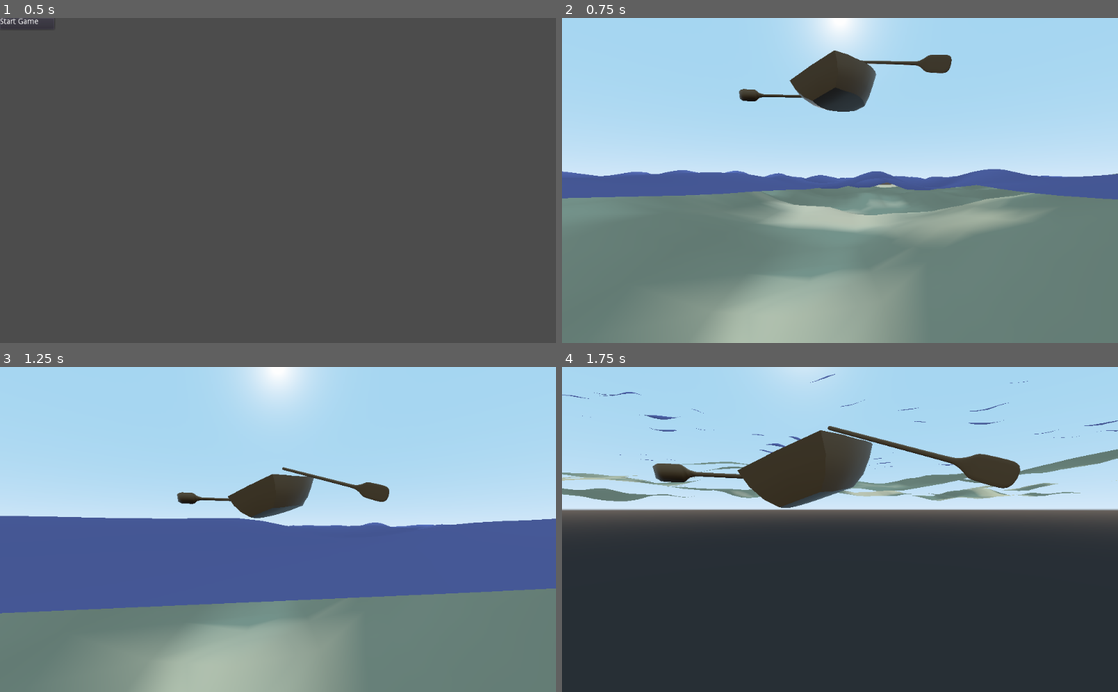
Above: before the commit, frames 1-4 (two rows, left to right).
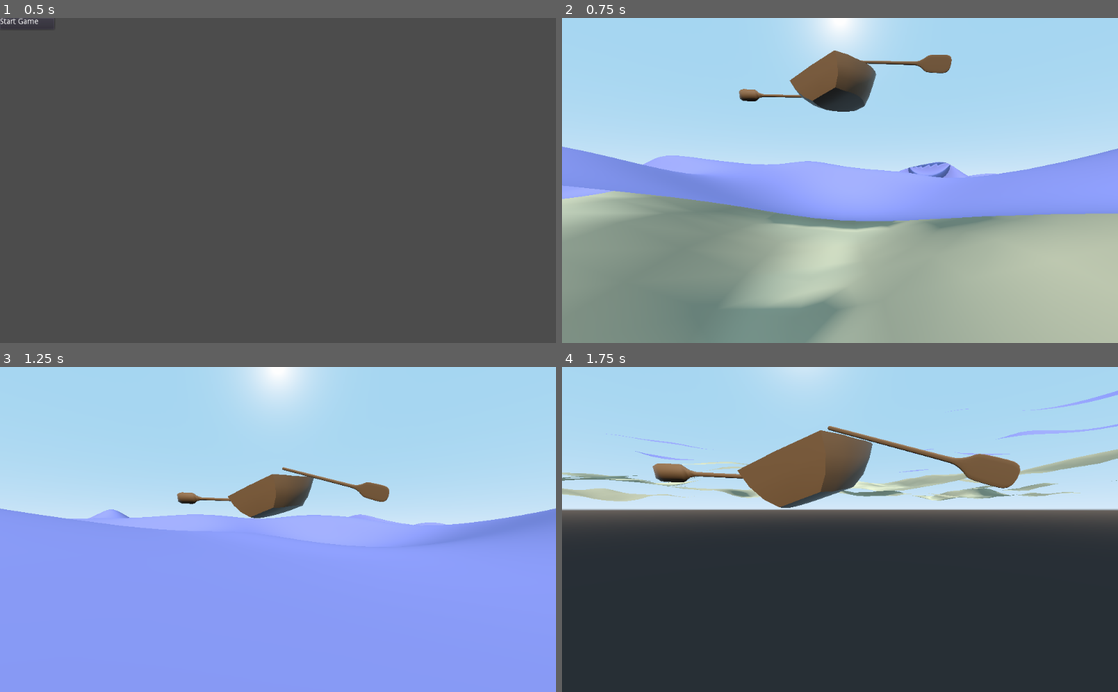
Above: after the commit, the same moments.

Repository: lukas-toenne/currach_simulator
Game: Godot game, scene res://menu.tscn
Same seed, same stepped clock (60 frames per second), same inputs: the game is played once before the commit and once after it.
Inputs (mouse positions are in pixels of both pictures, inside the frame that each line leads up to):
- Up to frame 1 (0.5 s): no input
- Up to frame 2 (0.75 s): click "Start Game" at 0.5 s
- Up to frame 3 (1.25 s): no input
- Up to frame 4 (1.75 s): move the mouse to (867, 529) at 1.27 s; hold W from 1.28 s (still down); hold Q from 1.28 s (still down)

Frame 1 is identical in both runs. In frame 2, 47% of the frame differs, in the area x 0-100%, y 10-100%; in frame 3, 55%, in the area x 0-100%, y 30-100%; in frame 4, 7.9%.

Commit message:
More fixes for normal computations.

Diff:
--- a/Game/project.godot
+++ b/Game/project.godot
@@ -38,7 +38,6 @@
 
 [autoload]
 
-DebugDraw="*res://addons/zylann.debug_draw/debug_draw.gd"
 Global="*res://scripts/global.gd"
 Menu="*res://scripts/menu.gd"
 
--- a/Game/puddle.tscn
+++ b/Game/puddle.tscn
@@ -15,14 +15,13 @@
 [sub_resource type="ShaderMaterial" id=2]
 render_priority = 20
 shader = ExtResource( 4 )
-shader_param/wave_length = 1.0
+shader_param/wave_length = 3.0
 shader_param/phase_speed = 1.0
 shader_param/kernel_radius = 3.0
 shader_param/phase = 0.0
-shader_param/amplitude_linear = 1.0
-shader_param/amplitude_random = 1.0
+shader_param/amplitude = 0.148
 shader_param/linear_direction = Vector2( 4, -1 )
-shader_param/time = 0.0
+shader_param/time = 0.392
 shader_param/water_color = Color( 0.564706, 0.564706, 0.839216, 1 )
 shader_param/water_color_depth = 1.0
 shader_param/sss_strength = 7.0
@@ -204,4 +203,4 @@
 script = ExtResource( 7 )
 
 [node name="DirectionalLight" type="DirectionalLight" parent="."]
-transform = Transform( 0.0893424, 0.994108, -0.0613778, 0.995384, -0.0869483, 0.0406334, 0.0350573, -0.0647247, -0.997287, 0, 8.53521, 0 )
+transform = Transform( 0.0893424, 0.994108, -0.0613777, -0.814359, 0.10839, 0.57015, 0.573443, -0.000955058, 0.819245, 0, 8.53521, 0 )
--- a/Game/scripts/boat.gd
+++ b/Game/scripts/boat.gd
@@ -61,28 +61,28 @@
 		M.z.z += xi.z * xi.z
 	_buoyGram = M.inverse()
 
-func _draw_vector(pos: Vector3, vec: Vector3, color: Color):
-	DebugDraw.draw_line_3d(pos, pos + vec, color)
-	DebugDraw.draw_line_3d(pos, pos + Vector3(vec.x, 0, vec.z), color)
-	DebugDraw.draw_line_3d(pos + Vector3(vec.x, 0, vec.z), pos + vec, color)
+#func _draw_vector(pos: Vector3, vec: Vector3, color: Color):
+#	DebugDraw.draw_line_3d(pos, pos + vec, color)
+#	DebugDraw.draw_line_3d(pos, pos + Vector3(vec.x, 0, vec.z), color)
+#	DebugDraw.draw_line_3d(pos + Vector3(vec.x, 0, vec.z), pos + vec, color)
 
-func _draw_normals(state: PhysicsDirectBodyState, depth: float, hnor: Vector3, torque: Vector3):
-	return
-	var scale = 3.0
-	var pos = state.transform.origin
-	_draw_vector(pos, state.transform.basis.y * scale, Color(0, 1, 0))
-	var normal_color = Color(0.4,0.4,0) if depth < 0.0 else Color(1,1,0)
-	_draw_vector(pos, hnor * scale, normal_color)
-	_draw_vector(pos, state.transform.basis.y.cross(hnor) * scale, Color(1, 0, 0))
-#	_draw_vector(pos, torque * 10.0, Color(1, 0, 0))
-
-func _draw_forces(state: PhysicsDirectBodyState, force: Vector3, drag: Vector3, torque: Vector3):
-	return
-	var offset = Vector3(0, 2, 0)
-	var center = state.transform.origin + offset
-	DebugDraw.draw_line_3d(center, center + force, Color(0.2, 0.9, 0))
-	DebugDraw.draw_line_3d(center, center + drag, Color(0.1, 0.7, 0.9))
-	DebugDraw.draw_line_3d(center, center + torque, Color(0.9, 0.4, 0))
+#func _draw_normals(state: PhysicsDirectBodyState, depth: float, hnor: Vector3, torque: Vector3):
+#	return
+#	var scale = 3.0
+#	var pos = state.transform.origin
+#	_draw_vector(pos, state.transform.basis.y * scale, Color(0, 1, 0))
+#	var normal_color = Color(0.4,0.4,0) if depth < 0.0 else Color(1,1,0)
+#	_draw_vector(pos, hnor * scale, normal_color)
+#	_draw_vector(pos, state.transform.basis.y.cross(hnor) * scale, Color(1, 0, 0))
+##	_draw_vector(pos, torque * 10.0, Color(1, 0, 0))
+#
+#func _draw_forces(state: PhysicsDirectBodyState, force: Vector3, drag: Vector3, torque: Vector3):
+#	return
+#	var offset = Vector3(0, 2, 0)
+#	var center = state.transform.origin + offset
+#	DebugDraw.draw_line_3d(center, center + force, Color(0.2, 0.9, 0))
+#	DebugDraw.draw_line_3d(center, center + drag, Color(0.1, 0.7, 0.9))
+#	DebugDraw.draw_line_3d(center, center + torque, Color(0.9, 0.4, 0))
 
 
 func _integrate_forces(state):
@@ -135,7 +135,7 @@
 		torque = rotation * torque_local
 		state.add_torque(torque)
 
-		_draw_forces(state, force, drag, torque)
+#		_draw_forces(state, force, drag, torque)
 
 
 func _physics_process(delta):
--- a/Game/shaders/water.gdshader
+++ b/Game/shaders/water.gdshader
@@ -1,5 +1,6 @@
 shader_type spatial;
 render_mode diffuse_lambert, specular_schlick_ggx, depth_draw_always;
+//render_mode unshaded, depth_draw_always;
 
 // BEGIN_IMPORT res://shaders/waves.gdshader
 
@@ -53,34 +54,33 @@
 uniform float kernel_radius = 3.0;
 
 uniform float phase = 0.0;
-uniform float amplitude_linear = 1.0;
-uniform float amplitude_random = 1.0;
+uniform float amplitude = 1.0;
 uniform vec2 linear_direction = vec2(4.0, -1.0);
-
-float waves_linear(vec2 pos, float t)
-{
-	vec2 k = 2.0 * PI / wave_length * normalize(linear_direction);
-	return sin(dot(k, pos) - phase_speed * t + phase);
-}
-
-float waves_random(vec2 pos, float t)
-{
-	float k = 2.0 * PI / wave_length;
-	return fbm(vec3(k * pos, phase_speed * t + phase));
-}
-
-float waves_sum(vec2 pos, float t)
-{
-	return amplitude_linear * waves_linear(pos, t) + amplitude_random * waves_random(pos, t);
-}
-
-void trochoidal_wave(inout vec2 pos, float val, vec2 dval)
-{
-	float totamp = amplitude_linear + amplitude_random;
-	float nval = val / totamp;
-	vec2 ofs = dval * sqrt(1.0 - nval*nval);
-	pos -= ofs;
-}
+//
+//float waves_linear(vec2 pos, float t)
+//{
+//	vec2 k = 2.0 * PI / wave_length * normalize(linear_direction);
+//	return sin(dot(k, pos) - phase_speed * t + phase);
+//}
+//
+//float waves_random(vec2 pos, float t)
+//{
+//	float k = 2.0 * PI / wave_length;
+//	return fbm(vec3(k * pos, phase_speed * t + phase));
+//}
+//
+//float waves_sum(vec2 pos, float t)
+//{
+//	return amplitude_linear * waves_linear(pos, t) + amplitude_random * waves_random(pos, t);
+//}
+//
+//void trochoidal_wave(inout vec2 pos, float val, vec2 dval)
+//{
+//	float totamp = amplitude_linear + amplitude_random;
+//	float nval = val / totamp;
+//	vec2 ofs = dval * sqrt(1.0 - nval*nval);
+//	pos -= ofs;
+//}
 
 //void waves(vec2 pos, out vec3 vertex, out float dhdt, out vec2 dhdp, float t, float dt)
 //{
@@ -103,11 +103,10 @@
 	return ax < 0.5 ? 1.0 : (ax == 0.5 ? 0.5 : 0.0);
 }
 
-void wave_kernel(float A, vec2 center, vec2 direction, float dt, inout vec3 X, inout vec3 dXdt, inout mat3 dXdp)
+void wave_kernel(vec2 p, float A, vec2 center, vec2 direction, float dt, out vec3 X, out vec3 dXdt, out mat3 dXdp)
 {
 	float r = kernel_radius;
-	vec3 X0 = vec3(center, 0);
-	vec3 dist = X - X0;
+	vec3 dist = vec3(p.x - center.x, 0, p.y - center.y);
 
 	// Envelope
 	float l = length(dist) / r;
@@ -116,22 +115,23 @@
 	vec3 dDdp = -A * 0.5 * sin(PI * l) * rect(0.5 * l) * PI * dldp;
 
 	float lambda = wave_length;
-	vec3 dir = vec3(direction, 0);
+	vec3 dir = vec3(direction.x, 0, direction.y);
 
 	float u = dot(dist, dir);
 	vec3 dudp = dir;
 	float w = 2.0 * PI * u / lambda;
 	vec3 dwdp = 2.0 * PI * dudp / lambda;
+
 	vec3 L = -sin(w) * dir;
-	mat3 dLdp = -cos(w) * outerProduct(dwdp, dir) - sin(w) * outerProduct(dir, dir);
-	float H = cos(w);
-	vec3 dHdp = -2.0 * PI * sin(w) / lambda * dir;
-
-	X += (L + vec3(0, 0, H)) * D;
-	dXdp = dXdp + (dLdp + transpose(mat3(vec3(0), vec3(0), -dHdp))) * D + outerProduct(L + vec3(0, 0, H), dDdp);
-}
-
-bool wave_sample(float A, vec2 start, vec2 travel, float t, float dt, inout vec3 X, inout vec3 dXdt, inout mat3 dXdp)
+	mat3 dLdp = -cos(w) * outerProduct(dir, dwdp);
+	vec3 H = vec3(0, cos(w), 0);
+	mat3 dHdp = transpose(mat3(vec3(0, 0, 0), -sin(w) * dwdp, vec3(0, 0, 0)));
+
+	X = (L + H) * D;
+	dXdp = (dLdp + dHdp) * D + outerProduct(L + H, dDdp);
+}
+
+bool wave_sample(vec2 p, float A, vec2 start, vec2 travel, float t, float dt, out vec3 X, out vec3 dXdt, out mat3 dXdp)
 {
 	if (t >= 1.0)
 	{
@@ -143,11 +143,11 @@
 	A = min(A, 0.5 * wave_length / PI);
 	// Time envelope
 	A *= 0.5 * (1.0 - cos(2.0 * PI * t));
-	wave_kernel(A, center, direction, dt, X, dXdt, dXdp);
+	wave_kernel(p, A, center, direction, dt, X, dXdt, dXdp);
 	return true;
 }
 
-void waves_distribute(float A, float t, float dt, inout vec3 X, inout vec3 dXdt, inout mat3 dXdp)
+void waves_distribute(vec2 p, float A, float t, float dt, inout vec3 X, inout vec3 dXdt, inout mat3 dXdp)
 {
 	float travel_time = 3.0;
 	float travel_dist = travel_time * phase_speed;
@@ -163,38 +163,52 @@
 				vec3 v = hash(vec3(float(j), float(k), float(i)));
 
 				vec2 cell = vec2(float(i), float(j));
-				vec2 start = (cell + u.xy) * cell_size;
-				vec2 travel = v.xy * travel_dist;
+				vec2 start = (cell + u.xz) * cell_size;
+				vec2 travel = v.xz * travel_dist;
 				// XXX Precision could suffer for large t, problem?
 				// Should keep a rolling value in 0..1 range incremenenting by dt,
 				// but has to happen outside of the shader.
-				float alpha = fract(t / travel_time + u.z);
+				float alpha = fract(t / travel_time + u.y);
 				float dalpha = dt / travel_time;
-				wave_sample(A, start, travel, alpha, dalpha, X, dXdt, dXdp);
+
+				vec3 sample_X;
+				mat3 sample_dXdp;
+				vec3 sample_dXdt;
+				wave_sample(p, A, start, travel, alpha, dalpha, sample_X, sample_dXdt, sample_dXdp);
+				X += sample_X;
+				dXdp = dXdp + sample_dXdp;
+				dXdt += sample_dXdt;
 			}
 		}
 	}
 }
 
-void waves(vec2 uv, float t, float dt, out vec3 position, out vec3 velocity, out vec3 normal)
-{
-	// Yup -> Zup
-	vec3 X = vec3(uv.x, -uv.y, 0);
-	mat3 dXdp = mat3(vec3(1, 0, 0), vec3(0, 0, -1), vec3(0, 1, 0));
+void waves(vec2 p, float t, float dt, out vec3 position, out vec3 velocity, out vec3 normal, out vec3 debug)
+{
+	vec3 X = vec3(p.x, 0, p.y);
+	mat3 dXdp = mat3(vec3(1, 0, 0), vec3(0, 1, 0), vec3(0, 0, 1));
 	vec3 dXdt = vec3(0, 0, 0);
 
 //	wave_kernel(0.63, vec2(0, 0), normalize(linear_direction), dt, X, dXdt, dXdp);
-//	wave_sample(0.63, vec2(0, 0), vec2(8, -5), t, dt, X, dXdt, dXdp);
-	waves_distribute(0.05, t, dt, X, dXdt, dXdp);
+//	wave_sample(amplitude, vec2(-4, 2), vec2(8, -5), 0.5, 0.1, X, dXdt, dXdp);
+	waves_distribute(p, amplitude, t, dt, X, dXdt, dXdp);
 
 	// Zup -> Yup
-	position = vec3(X.x, X.z, -X.y);
-	velocity = vec3(dXdt.x, dXdt.z, -dXdt.y);
+	position = X;
+	velocity = dXdt;
 //	vec3 znor = normalize(cross(dXdp[0], dXdp[1]));
 //	vec3 znor = normalize(cross(vec3(dXdp[0][0], dXdp[1][0], dXdp[2][0]), vec3(dXdp[0][1], dXdp[1][1], dXdp[2][1])));
-	vec3 znor = normalize(transpose(inverse(dXdp)) * vec3(0, 0, -1));
-	normal = vec3(znor.x, znor.z, -znor.y);
+	mat3 nortfm = transpose(inverse(dXdp));
+//	mat3 nortfm = mat3(vec3(1, 0, 0), vec3(0, 1, 0), vec3(0, 0, 1));
+	normal = normalize(nortfm * vec3(0, 1, 0));
 //	normal = -normalize(znor);
+
+//	mat3 test = mat3(dXdp[0], vec3(0, 1, 0), dXdp[1]);
+	mat3 test = dXdp;
+	bool tt = determinant(test) >= 0.0;
+	debug = vec3(tt ? 1.0 : 0.0, tt ? 0.0 : 1.0, 0);
+//	debug = vec3(sign(dXdp[0][0]), sign(dXdp[1][1]), sign(dXdp[2][2]));
+//	debug = dXdp[1];
 }
 
 // END_IMPORT
@@ -233,7 +247,8 @@
 void vertex()
 {
 	vec3 velocity;
-	waves(VERTEX.xz, time, 0.0, VERTEX, velocity, NORMAL);
+	vec3 debug;
+	waves(VERTEX.xz, time, 0.0, VERTEX, velocity, NORMAL, debug);
 
 //	float camera_distance = length(CAMERA_MATRIX[3].xyz - (WORLD_MATRIX[3].xyz - VERTEX)) / 1000.0;
 //	COLOR[0] = camera_distance;
@@ -246,8 +261,10 @@
 	vec3 wave_vertex;
 	vec3 wave_velocity;
 	vec3 wave_normal;
-	waves(wave_pos, time, 0.0, wave_vertex, wave_velocity, wave_normal);
-	vec3 normal_output = wave_normal * 0.5 + 0.5;
+	vec3 debug;
+	waves(wave_pos, time, 0.0, wave_vertex, wave_velocity, wave_normal, debug);
+	// Swizzle the normal components from Y-up to Z-up
+	vec3 normal_output = vec3(wave_normal.x, -wave_normal.z, wave_normal.y) * 0.5 + 0.5;
 
 //	vec3 normal_output = 0.5 * (CAMERA_MATRIX * vec4(normalize(NORMAL), 0)).xyz + 0.5;
 //	normal_output = vec3(0, 0, 0.5);
@@ -275,6 +292,7 @@
 	albedo_output = water_color.rgb;
 //	albedo_output = normal_output;
 //	albedo_output = (CAMERA_MATRIX * vec4(normalize(NORMAL), 0)).xyz * 0.5 + 0.5;
+//	albedo_output = mix(debug, albedo_output, 0.8);
 
 //	albedo_output = mix(albedo_output, albedo_output + albedo_foam_a, (1.0 - smoothstep(COLOR[0], 0.0, normal_dist_fadeout) ) * (mask_foam * foam_amount + mask_beach_waves) + (height_gerstner.y * foam_gerstner + height_gerstner_2.y * foam_gerstner ) );
 //	normal_output = mix(normal_output, normal_output + normal_foam_a, (1.0 - smoothstep(COLOR[0], 0.0, normal_dist_fadeout) ) * (mask_foam * foam_amount + mask_beach_waves) + (height_gerstner.y * foam_gerstner + height_gerstner_2.y * foam_gerstner ) );
--- a/Game/shaders/waves.gdshader
+++ b/Game/shaders/waves.gdshader
@@ -96,5 +96,5 @@
 {
 	dhdt = 0.0;
 	dhdp = vec2(0, 0);
-	vertex = vec3(pos.x, h, pos.y);
+	vertex = vec3(pos.x, 0.0, pos.y);
 }
